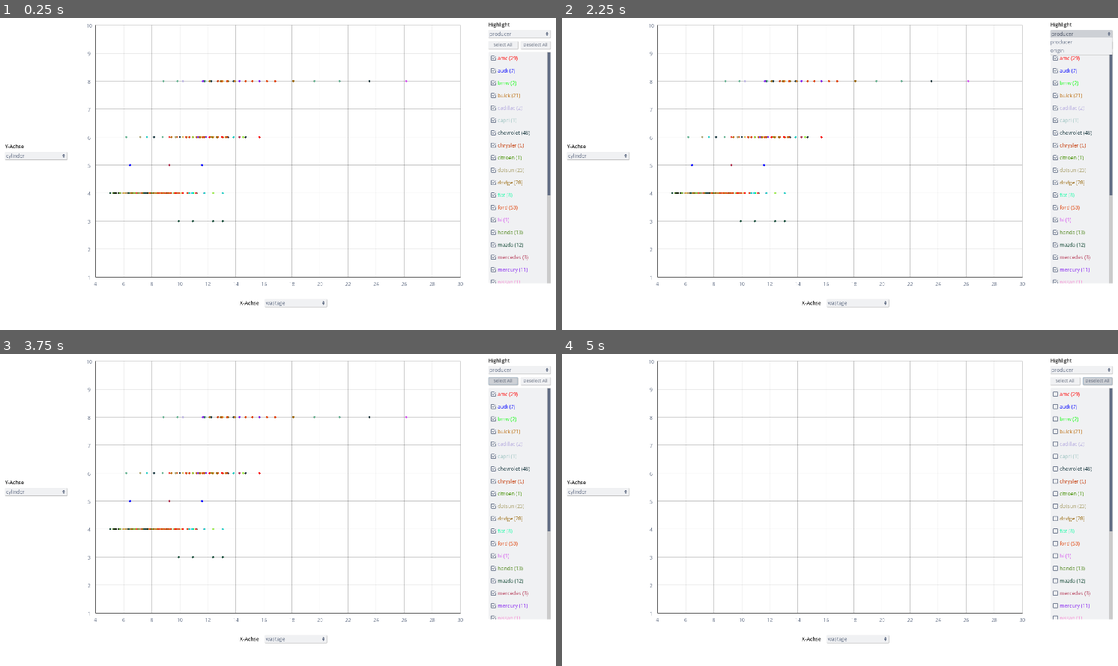
Above: before the commit, frames 1-4 (two rows, left to right).
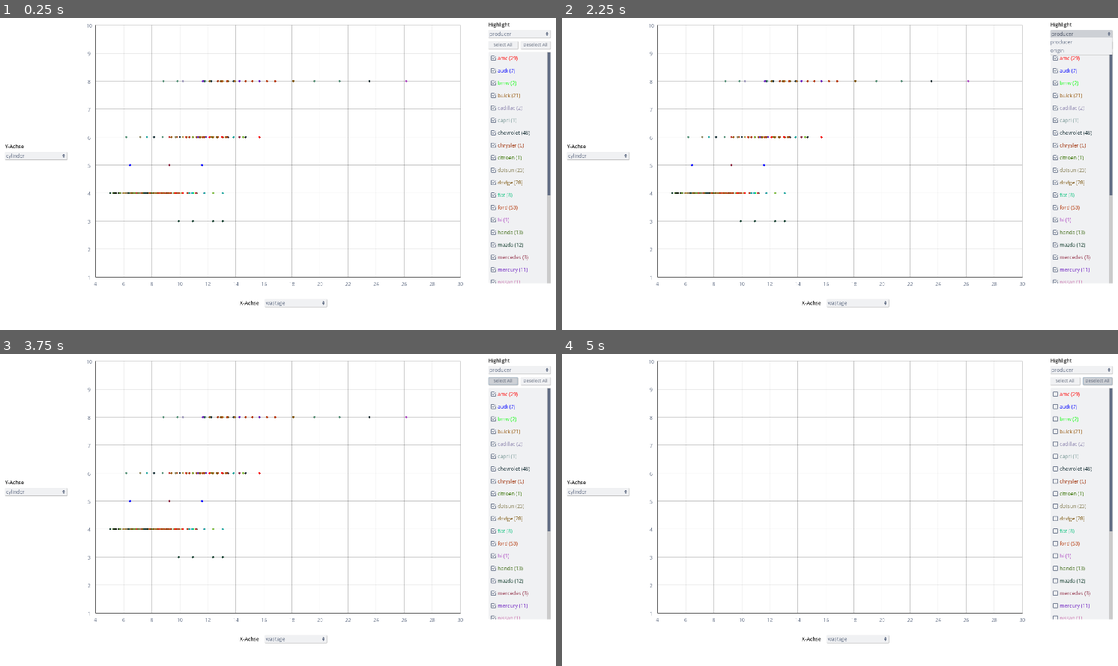
Above: after the commit, the same moments.

Repository: nevs-devs/cars
Game: Godot game, scene res://Main.tscn
Same seed, same stepped clock (60 frames per second), same inputs: the game is played once before the commit and once after it.
Inputs (mouse positions are in pixels of both pictures, inside the frame that each line leads up to):
- Up to frame 1 (0.25 s): no input
- Up to frame 2 (2.25 s): click "wastage" at 0.5 s; click "cylinder" at 1.25 s; click "producer" at 2 s
- Up to frame 3 (3.75 s): click (517, 394) at 2.77 s; click "Select All" at 3.5 s
- Up to frame 4 (5 s): click "Deselect All" at 4.25 s

The runs differ from the first frame. In frame 1, 0.2% of the frame differs, in the area x 20-95%, y 19-86%; in frame 2, 0.2%; in frame 3, 0.2%; in frame 4, 0.1%.

Commit message:
improved coloring

Diff:
--- a/Chart.gd
+++ b/Chart.gd
@@ -55,8 +55,8 @@
 
 	for d in data:
 		var point = data_point.instance()
-		point.init(data[3])
-		point.get_node("Sprite").modulate = d[2]
+		point.init(data[3], d[2])
+		# point.get_node("Sprite").modulate = d[2]
 		var rel_x = width - (x_max - d[0]) / x_diff * width
 		var rel_y = (y_max - d[1]) / y_diff * height
 		point.position = Vector2(rel_x, rel_y)
--- a/DataPoint.gd
+++ b/DataPoint.gd
@@ -3,13 +3,17 @@
 onready var car_preview = get_node("/root/Main/CarPreview")
 onready var car_description = get_node("/root/Main/CarDescription")
 const MODULATE_SPEED = 4.0
-const MIN_MODULATE = 0.08
+const MIN_MODULATE = 0.2
 
 var car
+var color: Color
+var white_fade = 0.0
 var hovered = true
 
-func init(car_arg):
+func init(car_arg, color_arg):
 	car = car_arg
+	color = color_arg
+	$Sprite.modulate = color
 
 func _on_Area2D_input_event(viewport, event, shape_idx):
 	if event is InputEventMouseButton:
@@ -32,9 +36,12 @@
 
 func _process(delta):
 	if hovered:
-		modulate.a = min(1.0, modulate.a + (delta*MODULATE_SPEED))
+		white_fade = max(0.0, white_fade - (delta*MODULATE_SPEED))
+		$Sprite.z_index = 2
 	else:
-		modulate.a = max(MIN_MODULATE, modulate.a - (delta*MODULATE_SPEED))
+		white_fade = min(1.0-MIN_MODULATE, white_fade + (delta*MODULATE_SPEED))
+		$Sprite.z_index = 1
+	$Sprite.modulate = color.linear_interpolate(Color.white, white_fade)
 
 func set_hovered(hov):
 	hovered = hov
--- a/Main.gd
+++ b/Main.gd
@@ -203,7 +203,7 @@
 	SelectionColors.append(Color.green)
 
 	for i in range(30):
-		SelectionColors.append(Color(randf(), randf(), randf(), 1.0))
+		SelectionColors.append(Color(randf()*0.8, randf()*0.8, randf()*0.8, 1.0))
 
 	read_cars()
 	add_options()
